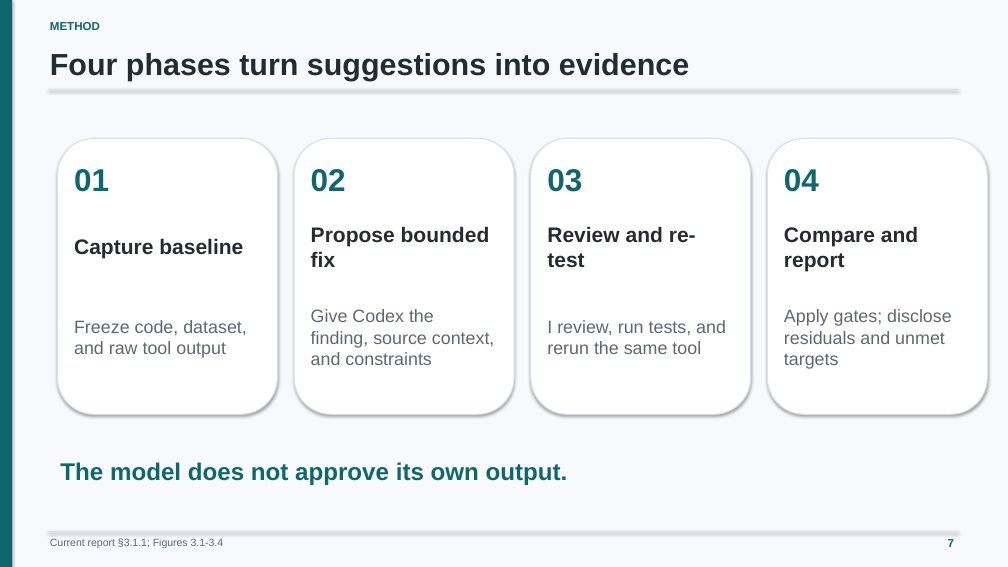
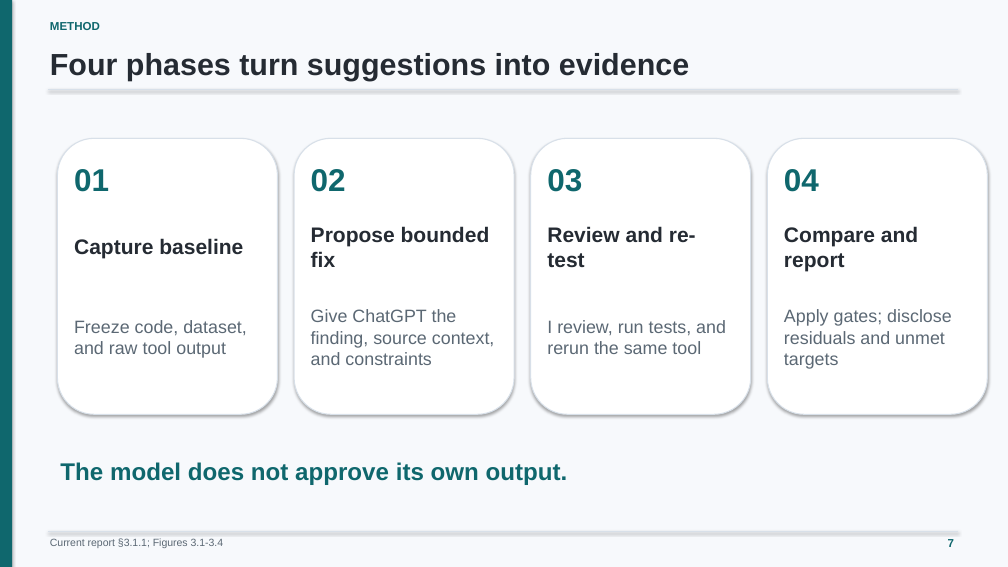
Before and after one commit to minatozaki98/financial-accounting, a slide deck: slide 7 of Document/outputs/final-defense/G6519692_Zaw_Ye_Htut_Ko_Final_Thesis_Defense.pptx. Drawn at 1008x567 pixels with LibreOffice and Linux fonts; fonts in the diff are those of the drawing. Boxes give left, top, right and bottom in pixels: in the first picture for what was removed or moved away, otherwise in the second. Text is boxed around its words. In the diff, an @@ line names an element or a change of style, - is before the commit and + after.

```diff
--- a/Document/outputs/final-defense/G6519692_Zaw_Ye_Htut_Ko_Final_Thesis_Defense.pptx
+++ b/Document/outputs/final-defense/G6519692_Zaw_Ye_Htut_Ko_Final_Thesis_Defense.pptx
@@ text at [311,309,495,365]: text changed @@
-Give Codex the finding, source context, and constraints
+Give ChatGPT the finding, source context, and constraints
```
Also in this commit, not shown: 5 other slides changed, 1 slide added, 1 slide removed, 2 other files.
